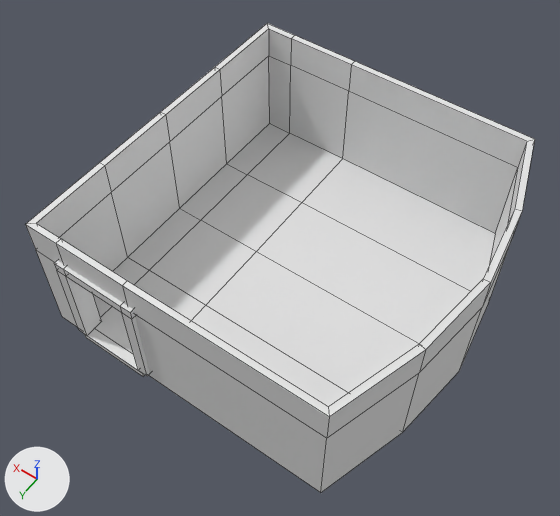
The OBJ model assets/meshes/static/level/Level_01.obj as it was, and as the next commit left it.
Before and after are seen from a 50 mm camera at (-7.48, 11.85, 18.98) aimed at (0.36, 0.87, 1.72). Arrows for +X, +Y and +Z are at lower left; the lights stay in place. The first picture is the older version. Mesh edges are drawn as thin lines. Where no turn or scale is listed for an object, it has been applied to the vertices.

The scene before the commit, as lines of its bpy script (objects in view):
```python
me_doors_01 = bpy.data.meshes.new('Doors_01')
me_doors_01.from_pydata(...)  # 24 vertices, 22 faces; spans x 1.71..4.34, y 4.7..5.3, z 0.0..3.15
me_level_01 = bpy.data.meshes.new('Level_01')
me_level_01.from_pydata(...)  # 100 vertices, 100 faces; spans x -5.21..5.2, y -5.2..5.3, z -0.21..4.0
ob_doors_01 = bpy.data.objects.new('Doors_01', me_doors_01)
ob_doors_01.location = (0.0, 0.0, 0.0)
ob_level_01 = bpy.data.objects.new('Level_01', me_level_01)
ob_level_01.location = (0.0, 0.0, 0.0)
```
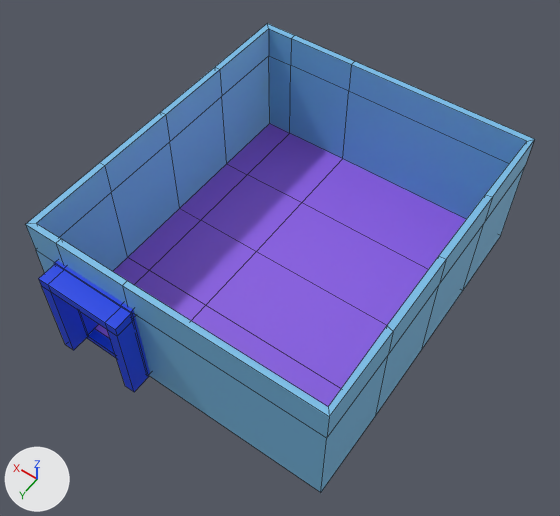
The newer file is also turned or shifted as a whole; pictures and numbers use the older file's frame.

Changed parts and their boxes (x1, y1, x2, y2) in the pictures (560 x 516 px; the box of a moved part takes in the faces that stretch with it):
'Level_01', reshaped
    before: (26, 23, 535, 492)
    after: (26, 23, 534, 492)
'Doors_01', deleted
    before: (54, 261, 150, 376)
part 1 of me_level_01, added (mostly hidden)
    after: (54, 261, 150, 375)
part 2 of me_level_01, added (blue)
    after: (39, 264, 149, 392)
part 3 of me_level_01, moved or reshaped
    before: (191, 139, 535, 492)
    after: (191, 139, 534, 492)
part 4 of me_level_01, recoloured (white to blue)
    both: (26, 23, 534, 492)
part 5 of me_level_01, recoloured (white to purple)
    before: (93, 124, 495, 407)
    after: (95, 124, 466, 407)
part 6 of me_level_01, recoloured (white to blue)
    before: (85, 329, 143, 376)
    after: (87, 329, 116, 358)

What changed in the scene script:
```text
Add mat_stena1:
    mat_stena1 = principled_material('stena1')
    mat_stena1.base_color = (0.192, 0.509, 0.8)  # blue #79bde7
Add mat_ram:
    mat_ram = principled_material('ram')
    mat_ram.base_color = (0.0, 0.0478, 0.8)  # blue #003ee7
Add mat_podlaha1:
    mat_podlaha1 = principled_material('podlaha1')
    mat_podlaha1.base_color = (0.282, 0.117, 0.8)  # purple #9160e7
Change me_level_01:
    used by ob_level_01; location = (0.0, 0.0, 0.0)
    remove me_level_01.from_pydata(...)  # 100 vertices, 100 faces; spans x -5.21..5.2, y -5.2..5.3, z -0.21..4.0
    add me_level_01.from_pydata(...)  # 148 vertices, 144 faces; spans x -4.01..5.2, y -5.2..5.88, z -0.21..4.0
    me_level_01 part 1: a new loose piece of 24 vertices spanning x 1.71..4.34, y 4.7..5.3, z 0.0..3.15
    me_level_01 part 2: a new loose piece of 24 vertices spanning x 1.67..4.3, y 5.28..5.88, z 0.0..3.15
    me_level_01 part 3
    8 vertices in x -4.85..-4.65, y -2.55..2.55, z -0.21..4.0 move by (0.84, 0.0, 0.0)
    6 vertices in x -5.21..-5.0, y 0.0, z -0.21..4.0 move by (1.2, 0.0, 0.0)
    4 vertices in x -4.84, y -2.54..2.54, z 2.96..4.0 move by (0.83, 0.0, 0.0)
    me_level_01 part 4: 83 faces spanning x -4.01..5.2, y -5.2..5.3, z -0.21..4.0 switch from no material to mat_stena1 (blue #79bde7)
    me_level_01 part 5: 12 faces spanning x -3.84..5.0, y -5.0..5.0, z 0.0 switch from no material to mat_podlaha1 (purple #9160e7)
    me_level_01 part 6: 5 faces spanning x 1.9..4.12, y 5.0..5.3, z -0.21..2.96 switch from no material to mat_ram (blue #003ee7)
Remove ob_doors_01:
    ob_doors_01 = bpy.data.objects.new('Doors_01', me_doors_01)
    ob_doors_01.location = (0.0, 0.0, 0.0)
```
